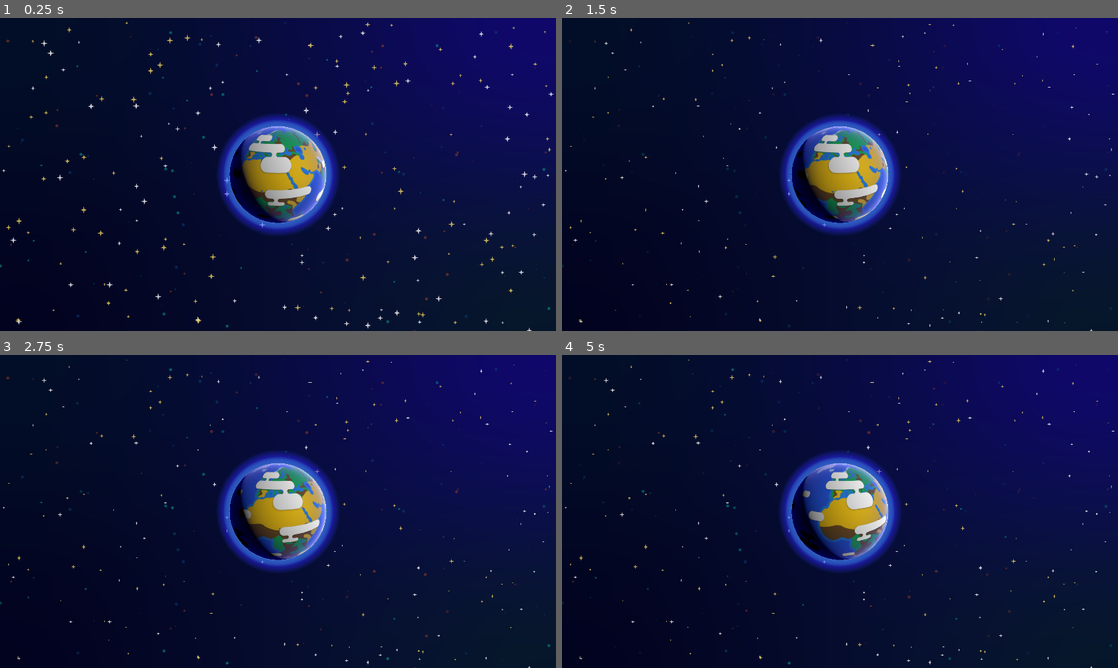
Above: before the commit, frames 1-4 (two rows, left to right).
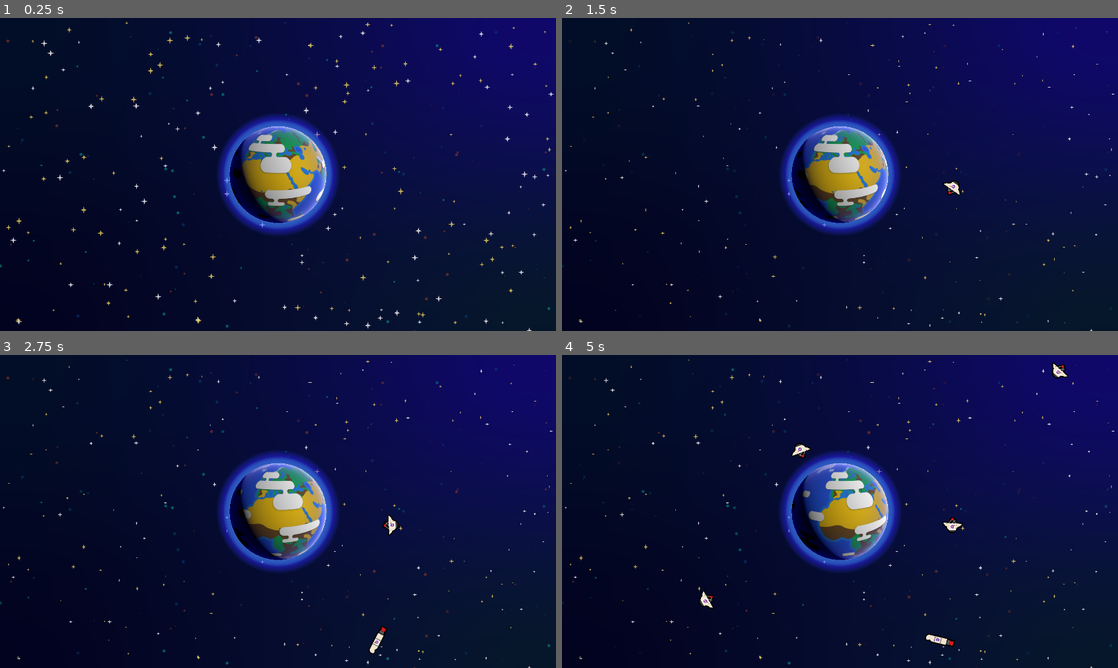
Above: after the commit, the same moments.

Repository: Assasquid/space_junkers
Game: Godot game, scene res://level.tscn
The game is run twice, just before and just after one commit, with the same random seed, the same clock (stepped at 60 frames per second) and the same inputs.
Inputs (mouse positions are in pixels of both pictures, inside the frame that each line leads up to):
- Up to frame 1 (0.25 s): no input
- Up to frame 2 (1.5 s): move the mouse to (962, 158) at 0.52 s; move the mouse to (728, 190) at 1.27 s
- Up to frame 3 (2.75 s): move the mouse to (333, 442) at 2.02 s
- Up to frame 4 (5 s): move the mouse to (812, 574) at 2.77 s; move the mouse to (1006, 558) at 3.52 s; move the mouse to (673, 464) at 4.27 s

The runs differ from the first frame. In frame 1, less than 0.1% of the frame differs, in the area x 41-59%, y 34-66%; in frame 2, 0.1%; in frame 3, 0.3%; in frame 4, 0.6%, in the area x 24-92%, y 2-94%.

Commit message:
Make random debris appear around earth.

Diff:
--- /dev/null
+++ b/debris/debris.gd
@@ -0,0 +1,18 @@
+extends Area2D
+
+@export var max_rotation_speed := 1.0
+@export var min_rotation_speed := 0.42
+
+var rotation_speed: float
+
+
+func _ready() -> void:
+	rotation_speed = randf_range(min_rotation_speed, max_rotation_speed)
+
+
+func _process(delta: float) -> void:
+	rotation += rotation_speed * delta
+
+
+func _on_area_entered(area: Area2D) -> void:
+	queue_free()
--- /dev/null
+++ b/debris/old_booster.tscn
@@ -0,0 +1,18 @@
+[gd_scene load_steps=4 format=3 uid="uid://dy52ky8lygkl2"]
+
+[ext_resource type="Script" path="res://debris/debris.gd" id="1_wp6te"]
+[ext_resource type="Texture2D" uid="uid://dfestd8hc4s3l" path="res://assets/junk/31_RocketDamagedRealSize.png" id="1_xgcpg"]
+
+[sub_resource type="CapsuleShape2D" id="CapsuleShape2D_jc1we"]
+radius = 20.0
+height = 112.0
+
+[node name="OldBooster" type="Area2D"]
+collision_layer = 4
+script = ExtResource("1_wp6te")
+
+[node name="Sprite2D" type="Sprite2D" parent="."]
+texture = ExtResource("1_xgcpg")
+
+[node name="CollisionShape2D" type="CollisionShape2D" parent="."]
+shape = SubResource("CapsuleShape2D_jc1we")
--- /dev/null
+++ b/debris/old_satellite_dish.tscn
@@ -0,0 +1,19 @@
+[gd_scene load_steps=4 format=3 uid="uid://r6qpex3i21vf"]
+
+[ext_resource type="Texture2D" uid="uid://b0t84c4bb8yxl" path="res://assets/junk/32_SatelliteDishDamagedRealSize.png" id="1_77xq7"]
+[ext_resource type="Script" path="res://debris/debris.gd" id="1_u14jr"]
+
+[sub_resource type="CircleShape2D" id="CircleShape2D_wm1r2"]
+radius = 40.0
+
+[node name="OldSatelliteDish" type="Area2D"]
+collision_layer = 4
+script = ExtResource("1_u14jr")
+
+[node name="Sprite2D" type="Sprite2D" parent="."]
+texture = ExtResource("1_77xq7")
+
+[node name="CollisionShape2D" type="CollisionShape2D" parent="."]
+shape = SubResource("CircleShape2D_wm1r2")
+
+[connection signal="area_entered" from="." to="." method="_on_area_entered"]
--- /dev/null
+++ b/debris/random_debri_placer.tscn
@@ -0,0 +1,9 @@
+[gd_scene load_steps=2 format=3 uid="uid://dj3o4g32hr7bq"]
+
+[ext_resource type="Script" path="res://random_debri_placer.gd" id="1_ljrs7"]
+
+[node name="RandomDebriPlacer" type="Node2D"]
+script = ExtResource("1_ljrs7")
+
+[node name="Timer" type="Timer" parent="."]
+autostart = true
--- a/earth/earth.tscn
+++ b/earth/earth.tscn
@@ -21,8 +21,9 @@
 [sub_resource type="SphereMesh" id="SphereMesh_s65as"]
 radius = 2.0
 height = 4.0
-radial_segments = 42
-rings = 42
+rings = 64
+
+[sub_resource type="Environment" id="Environment_jjwiq"]
 
 [node name="Earth" type="Node3D"]
 script = ExtResource("1_qk4vd")
@@ -34,15 +35,15 @@
 [node name="Earth" type="CSGSphere3D" parent="."]
 transform = Transform3D(-0.953375, 0, 0.301788, 0, 1, 0, -0.301787, 0, -0.953375, 0, 0, 0)
 radius = 2.0
-radial_segments = 42
-rings = 42
+radial_segments = 64
+rings = 64
 material = SubResource("StandardMaterial3D_dxpa3")
 
 [node name="Clouds" type="CSGSphere3D" parent="."]
 transform = Transform3D(-0.953375, 0, 0.301788, 0, 1, 0, -0.301787, 0, -0.953375, 0, 0, 0)
 radius = 2.0
-radial_segments = 42
-rings = 42
+radial_segments = 64
+rings = 64
 material = SubResource("StandardMaterial3D_1pr36")
 
 [node name="FresnelAura" type="MeshInstance3D" parent="."]
@@ -52,3 +53,4 @@
 
 [node name="Camera3D" type="Camera3D" parent="."]
 transform = Transform3D(1, 0, 0, 0, 0.894934, 0.446198, 0, -0.446198, 0.894934, 0, 2, 4)
+environment = SubResource("Environment_jjwiq")
--- a/earth/earth_fresnel.tres
+++ b/earth/earth_fresnel.tres
@@ -31,7 +31,6 @@
 
 }
 "
-graph_offset = Vector2(-798, 119)
 nodes/fragment/2/node = SubResource("VisualShaderNodeFresnel_37hie")
 nodes/fragment/2/position = Vector2(-360, 260)
 nodes/fragment/3/node = SubResource("VisualShaderNodeColorConstant_lgpfk")
--- a/level.tscn
+++ b/level.tscn
@@ -1,7 +1,8 @@
-[gd_scene load_steps=3 format=3 uid="uid://chpp5om6k81k7"]
+[gd_scene load_steps=4 format=3 uid="uid://chpp5om6k81k7"]
 
 [ext_resource type="PackedScene" uid="uid://yqg5alb4ssqq" path="res://background.tscn" id="1_jxq6n"]
 [ext_resource type="PackedScene" uid="uid://cetvsk3irb8uo" path="res://earth/earth_2d.tscn" id="2_oryvn"]
+[ext_resource type="PackedScene" uid="uid://dj3o4g32hr7bq" path="res://debris/random_debri_placer.tscn" id="3_0t4fr"]
 
 [node name="Level" type="Node2D"]
 
@@ -12,3 +13,5 @@
 
 [node name="Camera2D" type="Camera2D" parent="."]
 position = Vector2(960, 540)
+
+[node name="RandomDebriPlacer" parent="." instance=ExtResource("3_0t4fr")]
--- /dev/null
+++ b/random_debri_placer.gd
@@ -0,0 +1,50 @@
+extends Node2D
+
+@export var spawn_margin := 48
+@export var exclusion_radius := 220
+
+@onready var viewport_size := get_viewport_rect().size
+
+var debris := [
+	preload("res://debris/old_booster.tscn"),
+	preload("res://debris/old_satellite_dish.tscn")
+]
+
+
+func _ready() -> void:
+	get_node("Timer").timeout.connect(_on_timer_timeout)
+
+
+func _on_timer_timeout() -> void:
+	spawn_item()
+
+
+func spawn_item() -> void:
+	var random_debri: PackedScene = debris.pick_random()
+	var debri_instance := random_debri.instantiate()
+
+	var random_position := get_random_position()
+	var random_rotation := randf_range(0.0, 360.0)
+
+	debri_instance.global_position = random_position
+	debri_instance.global_rotation = random_rotation
+	add_child(debri_instance)
+
+
+func get_random_position() -> Vector2:
+	var random_x := randf_range(0.0 + spawn_margin, viewport_size.x - spawn_margin)
+	var random_y := randf_range(0.0 + spawn_margin, viewport_size.y - spawn_margin)
+	var random_position = Vector2(random_x, random_y)
+
+	var center = viewport_size / 2
+
+	while is_in_exclusion_area(random_position, center, exclusion_radius):
+		random_x = randf_range(0.0 + spawn_margin, viewport_size.x - spawn_margin)
+		random_y = randf_range(0.0 + spawn_margin, viewport_size.y - spawn_margin)
+		random_position = Vector2(random_x, random_y)
+
+	return random_position
+
+func is_in_exclusion_area(point, center, radius) -> bool:
+	var distance_to_center = point.distance_to(center)
+	return distance_to_center < radius
Binary file added: assets/junk/31_RocketDamagedRealSize.png
Not shown, added: assets/junk/31_RocketDamagedRealSize.png.import
Binary file added: assets/junk/32_SatelliteDishDamagedRealSize.png
Not shown, added: assets/junk/32_SatelliteDishDamagedRealSize.png.import
Not shown: 1 places in earth/earth.tscn that only renumber resources
